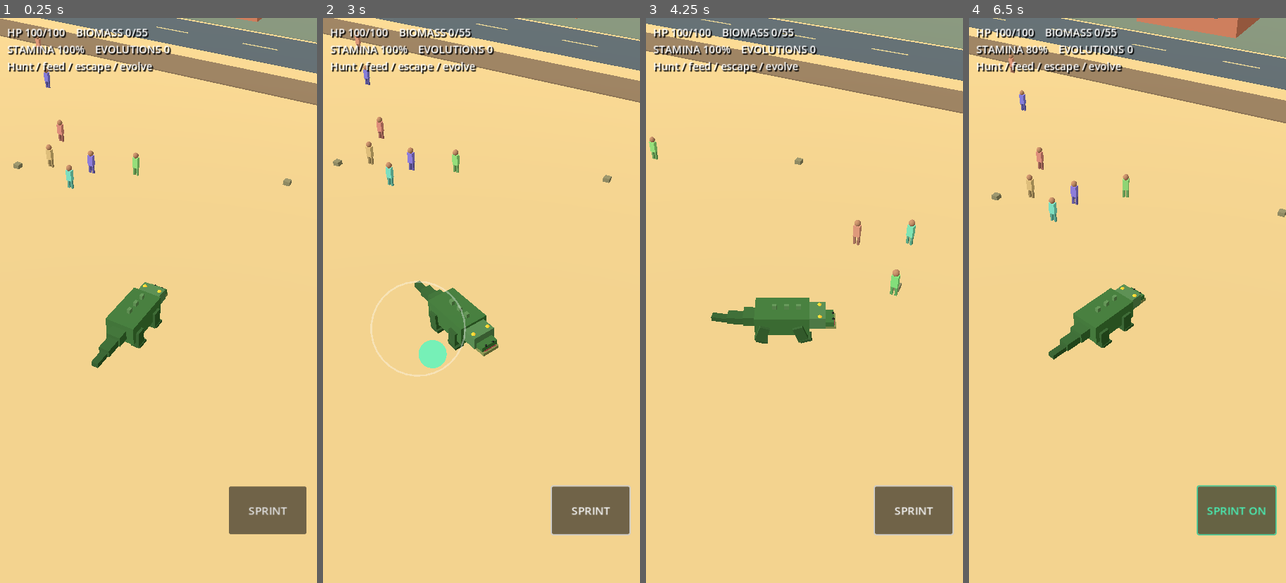
Above: before the commit, frames 1-4 (left to right).
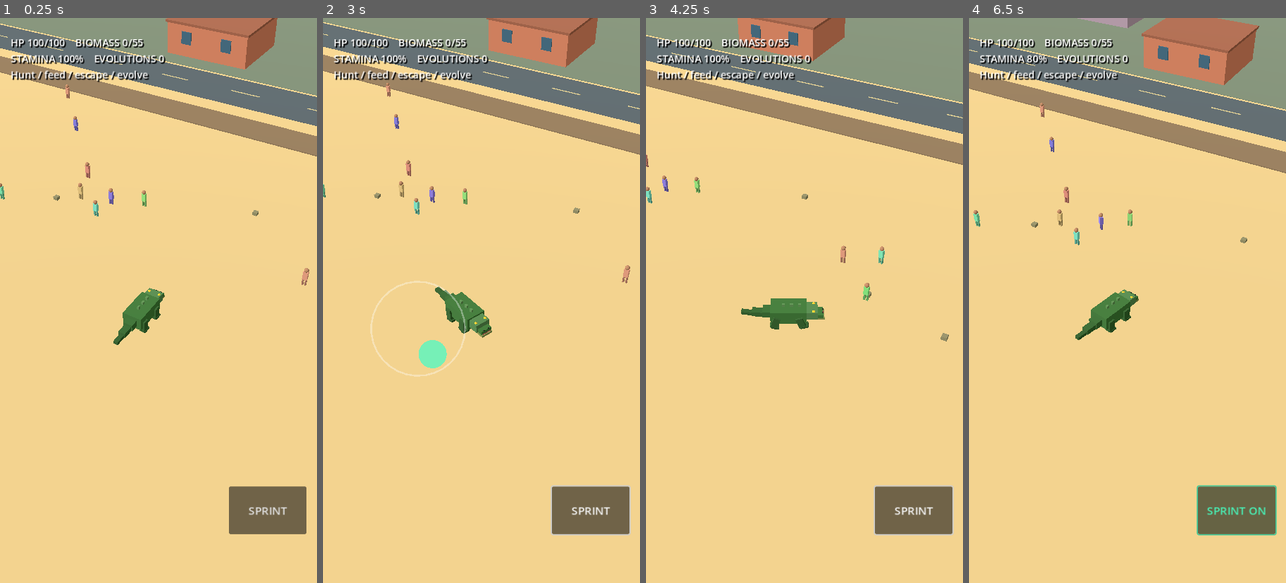
Above: after the commit, the same moments.

Repository: kavemankai/Kaijustomp
Game: Godot game, scene res://scenes/BeachDemo.tscn
Two runs of this game, one before a commit and one after it. Both use one fixed random seed, a clock stepped at 60 frames per second and the inputs below.
Inputs (mouse positions are in pixels of both pictures, inside the frame that each line leads up to):
- Up to frame 1 (0.25 s): no input
- Up to frame 2 (3 s): click "SPRINT" at 0.5 s; click "SPRINT ON" at 1.25 s; tap Enter (ui_accept) at 2, 2.75 s; drag from (481, 300) to (513, 176) at 2.02 s; drag from (418, 328) to (465, 413) at 2.77 s
- Up to frame 3 (4.25 s): move the mouse to (836, 176) at 3.52 s; hold Right (ui_right) from 3.53 s (still down); tap R at 3.6 s
- Up to frame 4 (6.5 s): release Right (ui_right) at 4.25 s; drag from (1111, 413) to (1032, 215) at 4.27 s; move the mouse to (1222, 385) at 5.02 s; hold Left (ui_left) 5.03-5.75 s; tap 2 at 5.1 s; tap Enter (ui_accept) at 5.27 s; drag from (1032, 215) to (1079, 159) at 5.77 s

The runs differ from the first frame. In frame 1, 17% of the frame differs, in the area x 0-100%, y 0-62%; in frame 2, 17%; in frame 3, 18%; in frame 4, 19%, in the area x 0-100%, y 0-61%.

Commit message:
Accumulate subtle visible mutations and adapt approved three-quarter camera for portrait screens

Diff:
--- a/scripts/beach/BeachDemo.gd
+++ b/scripts/beach/BeachDemo.gd
@@ -13,6 +13,7 @@
 const BITE_CONE_DOT := 0.53
 const BITE_SECONDS := 0.55
 const CAMERA_OFFSET := Vector3(14.0, 25.0, 22.0)
+const PORTRAIT_CAMERA_DISTANCE := 1.48
 
 var beast: Node3D
 var beast_visual: Node3D
@@ -21,6 +22,9 @@
 var leg_pivots: Array[Node3D] = []
 var tail_pivots: Array[Node3D] = []
 var prey_in_mouth: Node3D
+var growth_scale := 1.0
+var evolution_visual_clock := 0.0
+var mutation_visual_counts: Dictionary = {}
 var follow_camera: Camera3D
 var touch_input: MobileTouchController
 var touch_vector := Vector2.ZERO
@@ -199,8 +203,14 @@
 	follow_camera.near = 0.1
 	follow_camera.far = 230.0
 	follow_camera.current = true
-	follow_camera.global_position = beast.global_position + CAMERA_OFFSET
+	follow_camera.global_position = beast.global_position + _camera_offset()
 	follow_camera.look_at(beast.global_position + Vector3(0, 0, -2.8), Vector3.UP)
+
+func _camera_offset() -> Vector3:
+	# Keep the approved view angle. Pull back in portrait so targets remain
+	# visible on the narrower screen without changing movement orientation.
+	var viewport_size := get_viewport().get_visible_rect().size
+	return CAMERA_OFFSET * (PORTRAIT_CAMERA_DISTANCE if viewport_size.y > viewport_size.x else 1.0)
 
 func _build_population() -> void:
 	for i in range(22):
@@ -236,8 +246,8 @@
 	touch_input.movement_vector_updated.connect(_touch_moved)
 	ui_layer.add_child(touch_input)
 	stats_label = Label.new()
-	stats_label.position = Vector2(12, 12)
-	stats_label.add_theme_font_size_override("font_size", 18)
+	stats_label.position = Vector2(18, 30)
+	stats_label.add_theme_font_size_override("font_size", 17)
 	stats_label.add_theme_color_override("font_color", Color.WHITE)
 	stats_label.add_theme_color_override("font_shadow_color", Color.BLACK)
 	stats_label.add_theme_constant_override("shadow_offset_x", 2)
@@ -263,7 +273,7 @@
 	modal.visible = false
 	ui_layer.add_child(modal)
 	var panel := PanelContainer.new()
-	panel.custom_minimum_size = Vector2(330, 0)
+	panel.custom_minimum_size = Vector2(350, 0)
 	modal.add_child(panel)
 	choice_column = VBoxContainer.new()
 	choice_column.add_theme_constant_override("separation", 9)
@@ -297,6 +307,7 @@
 		return
 	if evolving:
 		evolution_clock -= delta
+		_update_evolution_animation(delta)
 	else:
 		_update_movement(delta)
 		_update_biting(delta)
@@ -549,12 +560,31 @@
 		evolution_damage += damage
 	if hp <= 0.0:
 		game_over = true
+		if evolving:
+			_reset_evolution_pose()
 		evolving = false
 		retry_button.visible = true
 	elif evolving and evolution_damage >= 35.0:
+		_reset_evolution_pose()
 		evolving = false
 		biomass = 0
 		evolution_damage = 0.0
+
+func _update_evolution_animation(delta: float) -> void:
+	# Readable pulsing/shivering while the player is vulnerable. Temporary
+	# pose changes cannot overwrite accumulated physical growth.
+	evolution_visual_clock += delta
+	var beat := sin(evolution_visual_clock * 11.0)
+	beast_visual.position.y = -0.12 + 0.045 * beat
+	beast_visual.rotation.z = beat * 0.025
+	beast_visual.scale = Vector3.ONE * growth_scale * (1.0 + 0.018 * maxf(0.0, beat))
+	head_pivot.rotation.x = 0.07 * sin(evolution_visual_clock * 8.0)
+
+func _reset_evolution_pose() -> void:
+	beast_visual.position = Vector3.ZERO
+	beast_visual.rotation.z = 0.0
+	beast_visual.scale = Vector3.ONE * growth_scale
+	head_pivot.rotation.x = 0.0
 
 func _start_evolution() -> void:
 	if game_over or evolving or choice_open or biomass < _cost():
@@ -563,10 +593,12 @@
 	sprint_requested = false
 	sprint_active = false
 	evolution_damage = 0.0
+	evolution_visual_clock = 0.0
 	evolution_clock = 6.0 + float(evolutions) * 1.5
 
 func _finish_evolution() -> void:
 	evolving = false
+	_reset_evolution_pose()
 	choice_open = true
 	get_tree().paused = true
 	modal.visible = true
@@ -608,6 +640,7 @@
 		"strength": strength += 1
 		"health": max_hp += 25.0
 		"regen": regeneration += 1
+	_apply_mutation_visual(id)
 	biomass = maxi(0, biomass - _cost())
 	evolutions += 1
 	hp = max_hp
@@ -615,14 +648,71 @@
 	sprint_locked = false
 	sprint_requested = false
 	if evolutions % 3 == 0:
-		beast_visual.scale *= 1.25
+		growth_scale *= 1.25
+	beast_visual.scale = Vector3.ONE * growth_scale
 	choice_open = false
 	modal.visible = false
 	get_tree().paused = false
 	touch_input.reset_input()
 
+func _apply_mutation_visual(id: String) -> void:
+	# Each chosen mutation adds a *small* persistent physical detail.
+	# Repeating one mutation adds further details instead of replacing
+	# the creature or changing its overall size.
+	var stage := int(mutation_visual_counts.get(id, 0))
+	mutation_visual_counts[id] = stage + 1
+	var slot := stage % 5
+	var tier := floori(float(stage) / 5.0)
+	var lift := minf(0.20, float(tier) * 0.065)
+	match id:
+		"armour":
+			for side in [-1.0, 1.0]:
+				_box(beast_visual,
+					Vector3(side * 0.54, 1.64 + lift, -0.96 + float(slot) * 0.48),
+					Vector3(0.42, 0.13, 0.32),
+					Color(0.33, 0.48, 0.29).darkened(minf(0.28, float(tier) * 0.08)))
+		"speed":
+			# New tendon markings along the outer edge of each moving leg.
+			for hip in leg_pivots:
+				_box(hip,
+					Vector3(0, -0.23 - float(slot % 3) * 0.22, -0.31 - lift),
+					Vector3(0.37, 0.10, 0.12),
+					Color(0.60, 0.68, 0.26))
+		"stamina":
+			for side in [-1.0, 1.0]:
+				_box(beast_visual,
+					Vector3(side * (0.90 + lift), 1.15, -0.96 + float(slot) * 0.46),
+					Vector3(0.10, 0.26, 0.23),
+					Color(0.47, 0.65, 0.24))
+		"jaw":
+			for side in [-1.0, 1.0]:
+				_box(head_pivot,
+					Vector3(side * 0.53, -0.24, -0.54 - float(slot) * 0.23),
+					Vector3(0.16, 0.20 + lift, 0.17),
+					Color(0.74, 0.72, 0.53))
+		"strength":
+			for index in [0, 2]:
+				var foreleg := leg_pivots[index]
+				for claw in [-1.0, 0.0, 1.0]:
+					_box(foreleg,
+						Vector3(claw * 0.17, -1.02, -0.34 - float(slot) * 0.075),
+						Vector3(0.10, 0.13 + lift, 0.23),
+						Color(0.72, 0.68, 0.46))
+		"health":
+			for side in [-1.0, 1.0]:
+				_sphere(beast_visual,
+					Vector3(side * 0.83, 1.10, -0.94 + float(slot) * 0.47),
+					0.17 + lift * 0.14,
+					Color(0.28, 0.46, 0.22))
+		"regen":
+			for side in [-1.0, 1.0]:
+				_sphere(beast_visual,
+					Vector3(side * 0.32, 1.68 + lift, -1.00 + float(slot) * 0.47),
+					0.13,
+					Color(0.55, 0.86, 0.43))
+
 func _update_camera(delta: float) -> void:
-	var goal := beast.global_position + CAMERA_OFFSET
+	var goal := beast.global_position + _camera_offset()
 	follow_camera.global_position = follow_camera.global_position.lerp(goal, minf(1.0, 6.0 * delta))
 	follow_camera.look_at(beast.global_position + Vector3(0, 0, -2.8), Vector3.UP)
 
